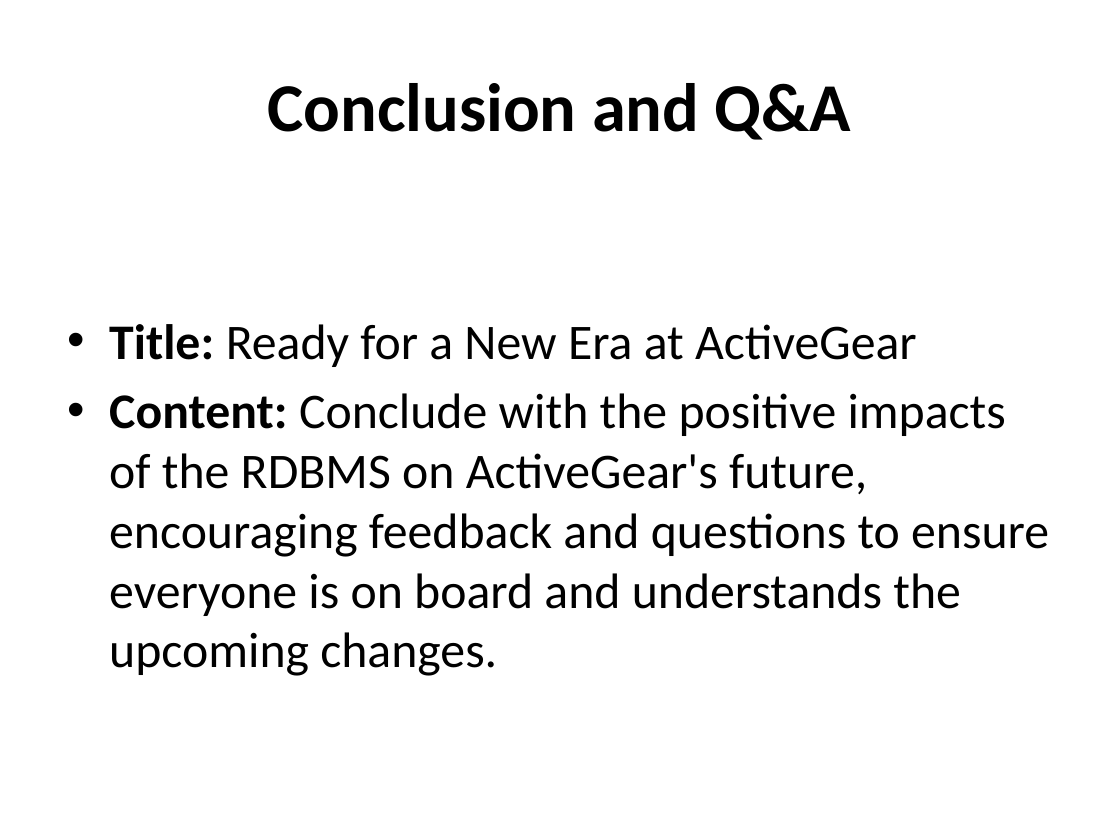
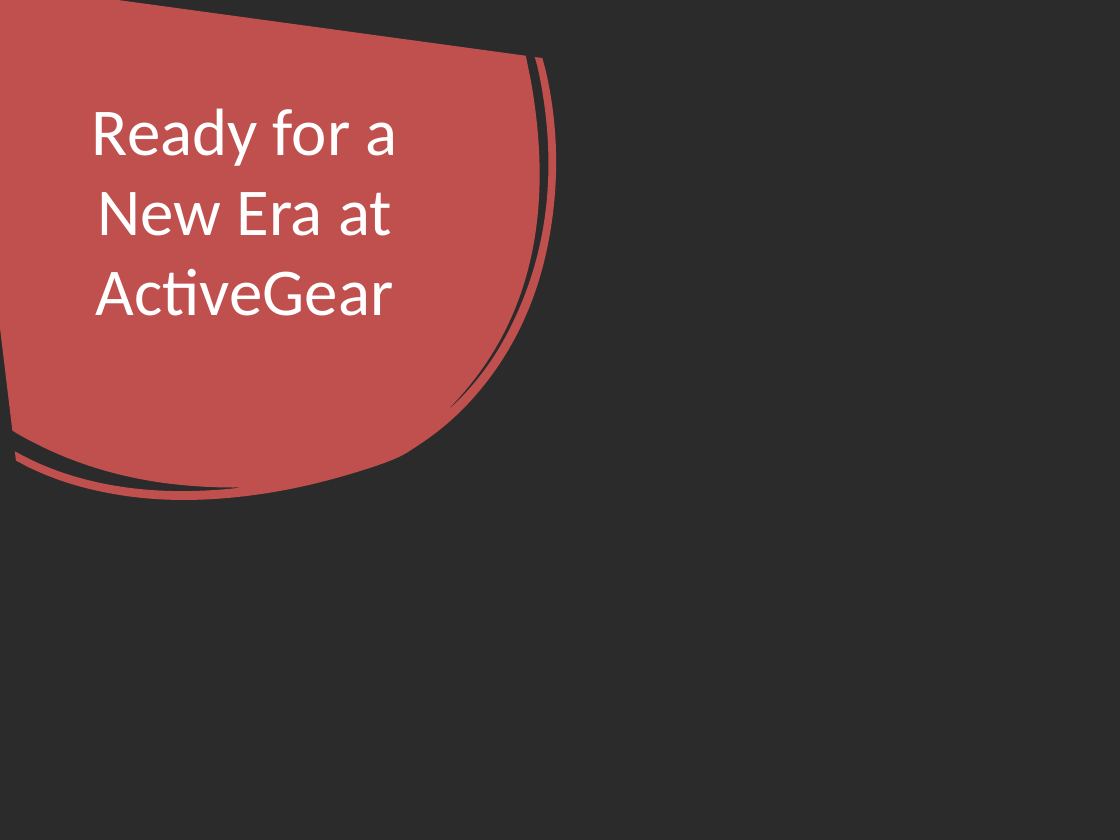
Before and after one commit to RyanJTalbot/MSDS, a slide deck: slide 6 of Core/Databases for Data Scientists Specialization/Relational Database Design /Week 5/ActiveGear_Presentation.pptx (slide 10 before the commit). Drawn at 1120x840 pixels with LibreOffice and Linux fonts; fonts in the diff are those of the drawing; background and template pictures are left out; a plain dark background stands for a picture behind light text. Boxes give left, top, right and bottom in pixels: in the first picture for what was removed or moved away, otherwise in the second. Text is boxed around its words. In the diff, an @@ line names an element or a change of style, - is before the commit and + after.

```diff
--- a/Core/Databases for Data Scientists Specialization/Relational Database Design /Week 5/ActiveGear_Presentation.pptx
+++ b/Core/Databases for Data Scientists Specialization/Relational Database Design /Week 5/ActiveGear_Presentation.pptx
@@ background #FFFFFF to picture (left out) @@
@@ rectangle added at box(0, 0, 1120, 840), fill #FFFFFF @@
@@ freeform shape added at box(0, 0, 682, 631), fill #C0504D @@
@@ title "Ready for a New Era ..." at box(92, 108, 397, 316): vertical alignment middle to top @@
@@ title at box(92, 108, 397, 316): text changed; size 44 to 43 pt; text colour #000000 to #FFFFFF; bold off @@
-Conclusion and Q&A
+Ready for a New Era at ActiveGear
@@ text removed at box(109, 324, 1049, 676) @@
-• Title: Ready for a New Era at ActiveGear
-• Content: Conclude with the positive impacts of the RDBMS on ActiveGear's future, encouraging feedback and questions to ensure everyone is on board and understands the upcoming changes.
```
Also in this commit, not shown: 3 other slides changed, 2 slides added, 6 slides removed, 4 other files.
